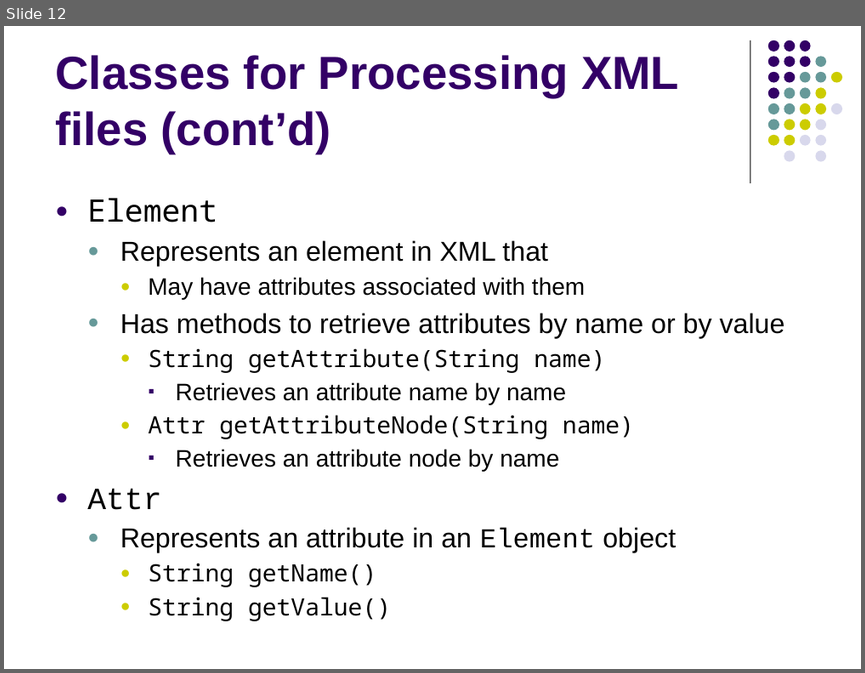
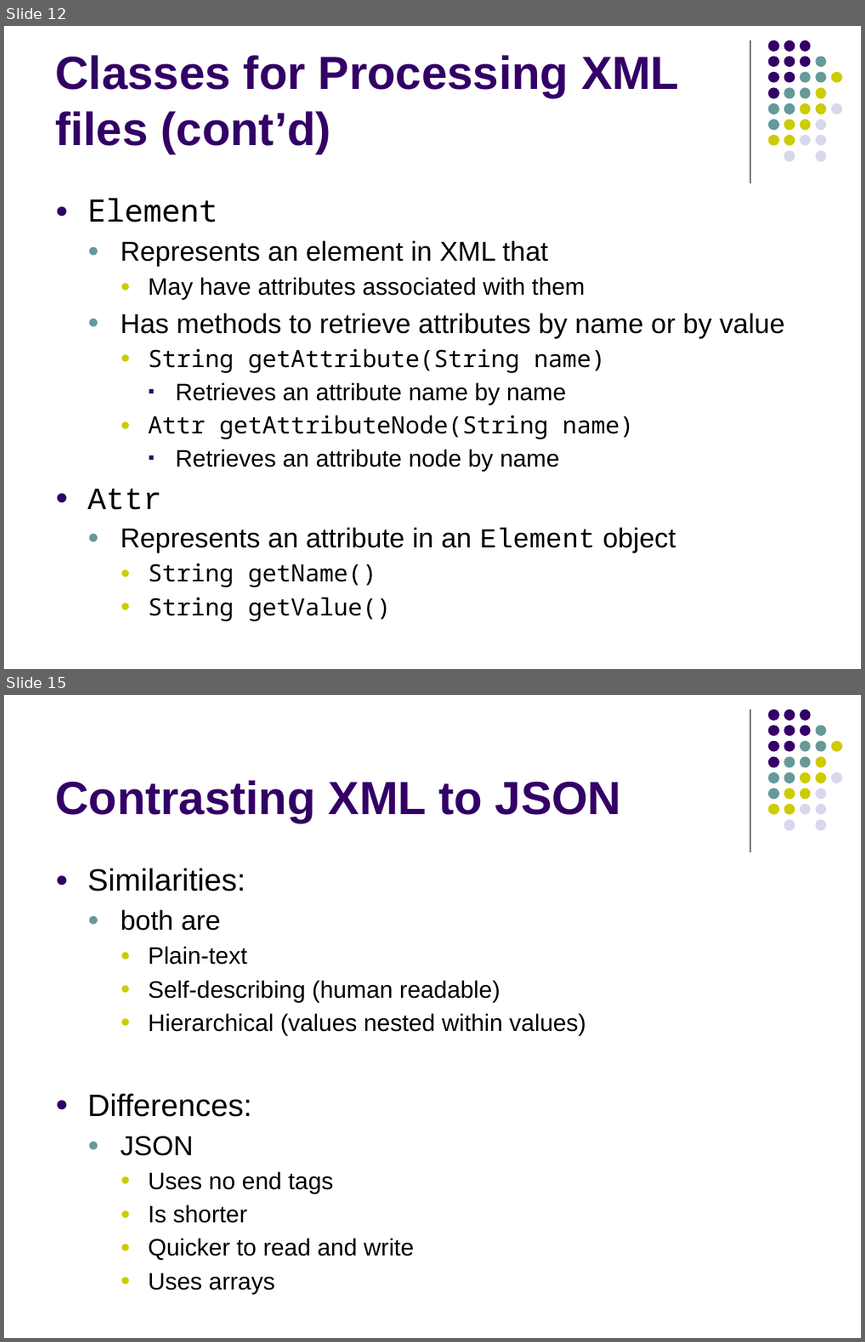
Before and after one commit to wissamfawaz/lau-coe312-data-structures, a slide deck: slides/Lecture6.pptx. Shown one above the other, each under a label of ours: slide 12 before the commit, slides 12 and 15 after it; the slides between them are not shown. The pictures are 865x673 and 865x1342 pixels, drawn with LibreOffice and Linux fonts; fonts in the diff are those of the drawing. Boxes give left, top, right and bottom in pixels: in the first picture for what was removed or moved away, otherwise in the second. Text is boxed around its words. In the diff, an @@ line names an element or a change of style, - is before the commit and + after.

```diff
--- a/slides/Lecture6.pptx
+++ b/slides/Lecture6.pptx
@@ slide 15 added at [4, 695, 861, 1338], background #FFFFFF; not listed: 32 template elements that a slide beside it also shows @@
@@ title added at [55, 780, 622, 823], 39 pt, text #330066, bold @@
+Contrasting XML to JSON
@@ text added at [87, 868, 585, 1293], 20 pt, text #000000 @@
+● Similarities:
+  ● both are
+    ● Plain-text
+    ● Self-describing (human readable)
+    ● Hierarchical (values nested within values)
+● Differences:
+  ● JSON
+    ● Uses no end tags
+    ● Is shorter
+    ● Quicker to read and write
+    ● Uses arrays
```
Also in this commit, not shown: 3 other slides added.
